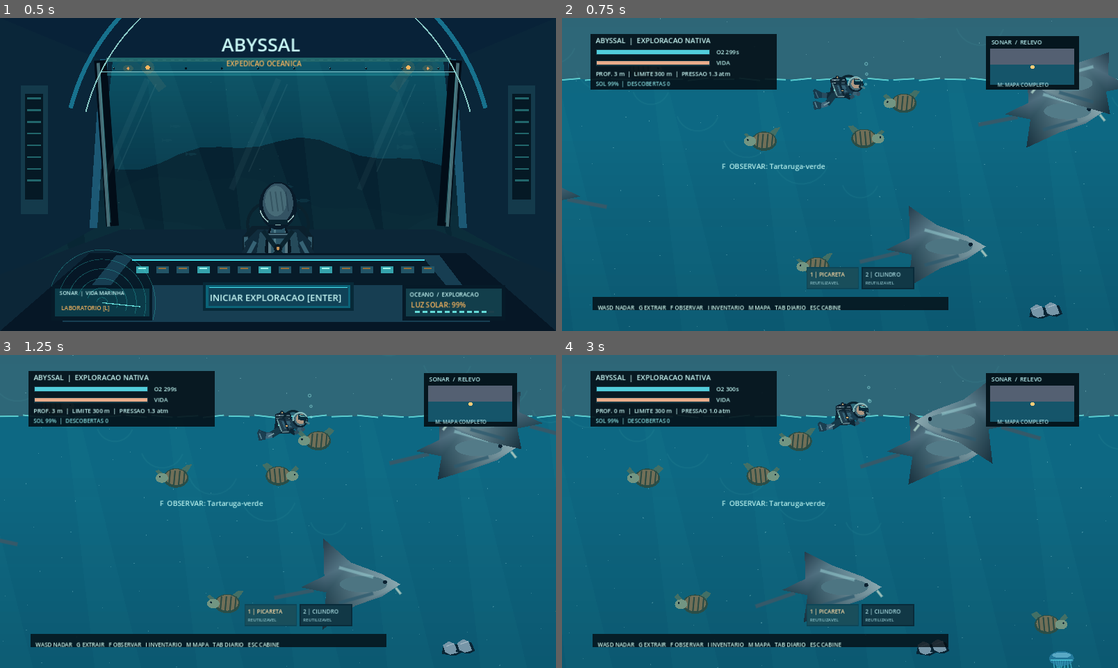
Above: before the commit, frames 1-4 (two rows, left to right).
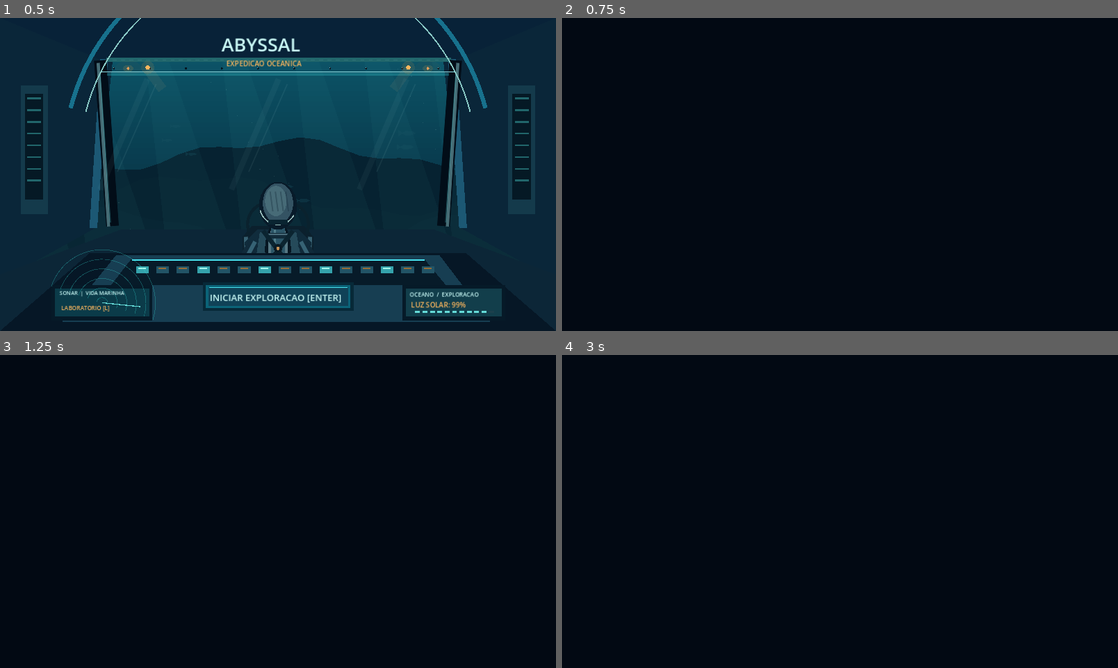
Above: after the commit, the same moments.

Repository: Esaneto/Abyssal
Game: Godot game, scene res://scenes/main.tscn
Same seed, same stepped clock (60 frames per second), same inputs: the game is played once before the commit and once after it.
Inputs (mouse positions are in pixels of both pictures, inside the frame that each line leads up to):
- Up to frame 1 (0.5 s): no input
- Up to frame 2 (0.75 s): tap Enter at 0.5 s; move the mouse to (962, 158) at 0.52 s; hold D (move_right) from 0.53 s (still down); hold G (extract) from 0.53 s (still down); click (962, 158) at 0.67 s
- Up to frame 3 (1.25 s): keep holding D (move_right); keep holding G (extract); tap Space at 0.77 s
- Up to frame 4 (3 s): release D (move_right) at 1.25 s; release G (extract) at 1.25 s; drag from (728, 527) to (812, 574) at 1.27 s; move the mouse to (895, 442) at 2.02 s; hold D (move_right) 2.03-2.75 s; tap 1 at 2.1 s; drag from (812, 574) to (673, 464) at 2.77 s

Frame 1 is identical in both runs. In frame 2, 93% of the frame differs, in the area x 0-100%, y 0-100%; in frame 3, 92%; in frame 4, 93%.
Error after the commit: Parse Error: Cannot infer the type of "edge_x" variable because the value doesn't have a set type. (res://scripts/ocean_expedition.gd:430)

Commit message:
art(godot): make natural stone arches use exact polygon collision

Diff:
--- a/godot-client/scripts/ocean_expedition.gd
+++ b/godot-client/scripts/ocean_expedition.gd
@@ -56,6 +56,7 @@
 var status_message := ""
 var status_until := 0.0
 var visited_cell := ""
+var arch_geometry: Array[Dictionary] = []
 
 
 func _ready() -> void:
@@ -109,10 +110,20 @@
 		var origin: Vector2 = rock["pos"]
 		if point.distance_to(origin) <= float(rock["radius"]) * 1.02 + clearance:
 			return false
-	for arch in PASSAGE_ARCHES:
-		for solid in _arch_solids(arch):
-			if solid.grow(clearance).has_point(point):
+	for item in arch_geometry:
+		var center: Vector2 = item["center"]
+		if absf(point.x - center.x) > 450.0 + clearance or absf(point.y - center.y) > 320.0 + clearance:
+			continue
+		for outline in item["parts"]:
+			if Geometry2D.is_point_in_polygon(point, outline):
 				return false
+			if clearance > 0.0:
+				# Only nearby arches enter this narrow-phase test.
+				for k in range(outline.size()):
+					var edge: Vector2 = Geometry2D.get_closest_point_to_segment(
+						point, outline[k], outline[(k + 1) % outline.size()])
+					if point.distance_squared_to(edge) <= clearance * clearance:
+						return false
 	return true
 
 func begin_expedition() -> void:
@@ -240,27 +251,48 @@
 	body.add_child(polygon)
 	add_child(body)
 
-func _arch_solids(center: Vector2) -> Array[Rect2]:
-	# Roof + left and right buttresses. The central tunnel is explicitly EMPTY.
-	return [
-		Rect2(center + Vector2(-380.0, -220.0), Vector2(220.0, 415.0)),
-		Rect2(center + Vector2(160.0, -220.0), Vector2(220.0, 415.0)),
-		Rect2(center + Vector2(-160.0, -220.0), Vector2(320.0, 116.0))
-	]
+func _arch_polygons(center: Vector2) -> Array[PackedVector2Array]:
+	# Irregular physical stone: three simple polygons, a real open passage.
+	var left := PackedVector2Array([
+		Vector2(-420, -183), Vector2(-398, -235), Vector2(-340, -220),
+		Vector2(-285, -250), Vector2(-207, -225), Vector2(-167, -209),
+		Vector2(-166, -148), Vector2(-151, -64), Vector2(-164, 3),
+		Vector2(-155, 79), Vector2(-170, 194), Vector2(-240, 210),
+		Vector2(-298, 186), Vector2(-396, 219), Vector2(-425, 144),
+		Vector2(-414, 40), Vector2(-434, -85)
+	])
+	var right := PackedVector2Array()
+	for k in range(left.size() - 1, -1, -1):
+		var p: Vector2 = left[k]
+		right.append(Vector2(-p.x, p.y))
+	var roof := PackedVector2Array([
+		Vector2(-173, -220), Vector2(-118, -251), Vector2(-44, -240),
+		Vector2(28, -257), Vector2(108, -235), Vector2(179, -215),
+		Vector2(166, -164), Vector2(156, -116), Vector2(90, -106),
+		Vector2(30, -113), Vector2(-33, -107), Vector2(-92, -116),
+		Vector2(-160, -105), Vector2(-168, -165)
+	])
+	var result: Array[PackedVector2Array] = []
+	for shape in [left, right, roof]:
+		var absolute := PackedVector2Array()
+		for vertex in shape:
+			absolute.append(center + vertex)
+		result.append(absolute)
+	return result
 
 func _build_arch_collision(center: Vector2) -> void:
 	var body := StaticBody2D.new()
 	body.name = "ArcoNavegavel"
 	body.collision_layer = 2
 	body.collision_mask = 0
-	for solid in _arch_solids(center):
-		var collider := CollisionShape2D.new()
-		var rectangle := RectangleShape2D.new()
-		rectangle.size = solid.size
-		collider.shape = rectangle
-		collider.position = solid.get_center()
+	var outlines := _arch_polygons(center)
+	arch_geometry.append({"center": center, "parts": outlines})
+	for outline in outlines:
+		var collider := CollisionPolygon2D.new()
+		collider.polygon = outline
 		body.add_child(collider)
 	add_child(body)
+
 
 func _rock_contour(center: Vector2, radius: float, seed: float) -> PackedVector2Array:
 	# Identical polygon is used for drawing AND physics: no invisible rock walls.
@@ -387,25 +419,25 @@
 		Art.rock_material(self, outline, pos, radius, _water_light(depth_at_y(pos.y)), time_s)
 
 func _draw_navigable_arches(area: Rect2) -> void:
-	for arch in PASSAGE_ARCHES:
-		if not area.grow(480.0).has_point(arch):
+	for item in arch_geometry:
+		var arch: Vector2 = item["center"]
+		if not area.grow(485.0).has_point(arch):
 			continue
-		# The drawn roof/buttresses use the EXACT collision rectangles.
-		var solids := _arch_solids(arch)
-		for solid in solids:
-			Art.arch_material(self, solid, _water_light(depth_at_y(arch.y)))
-		# Transparent tunnel rim highlights navigable opening instead of a fake portal.
-		var left: Vector2 = arch + Vector2(-160.0, -105.0)
-		var right: Vector2 = arch + Vector2(160.0, -105.0)
-		draw_line(left, right, Color(0.43, 0.68, 0.71, 0.62), 3.0)
-		draw_line(left, arch + Vector2(-160.0, 185.0), Color(0.14, 0.32, 0.43, 0.76), 3.0)
-		draw_line(right, arch + Vector2(160.0, 185.0), Color(0.14, 0.32, 0.43, 0.76), 3.0)
-		# Low-energy sediment vents animate at the arch foot.
+		for outline in item["parts"]:
+			Art.arch_material(self, outline, _water_light(depth_at_y(arch.y)))
+		# Mineral edges around the genuine opening; no portal-like rectangle.
+		for side in [-1.0, 1.0]:
+			var edge_x := arch.x + side * 155.0
+			draw_line(Vector2(edge_x, arch.y - 95.0),
+				Vector2(edge_x + side * 4.0, arch.y + 75.0),
+				Color(0.35, 0.61, 0.61, 0.18), 2.0, true)
+		# Subtle active sediment around the supports.
 		for i in range(4):
 			var x: float = float(arch.x) + (-286.0 if i < 2 else 286.0)
 			var rise := fposmod(time_s * (9.0 + float(i)) + float(i) * 21.0, 76.0)
 			draw_circle(Vector2(x + sin(time_s + float(i)) * 7.0, arch.y + 183.0 - rise),
 				2.5, Color(0.47, 0.82, 0.78, 0.28))
+
 
 func _draw_kelps(area: Rect2) -> void:
 	# The current biome permits kelp only where sunlight can reach the seabed.
